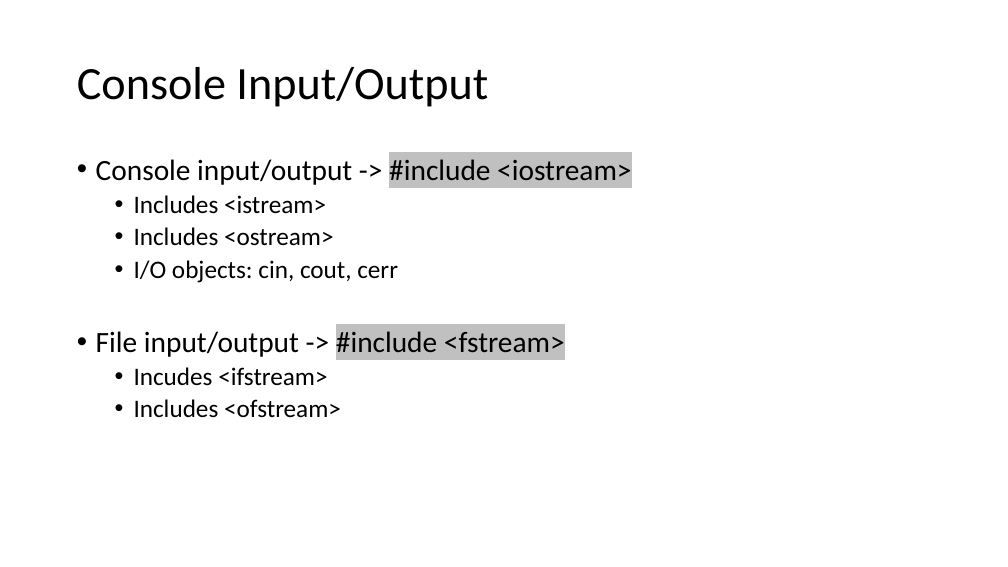
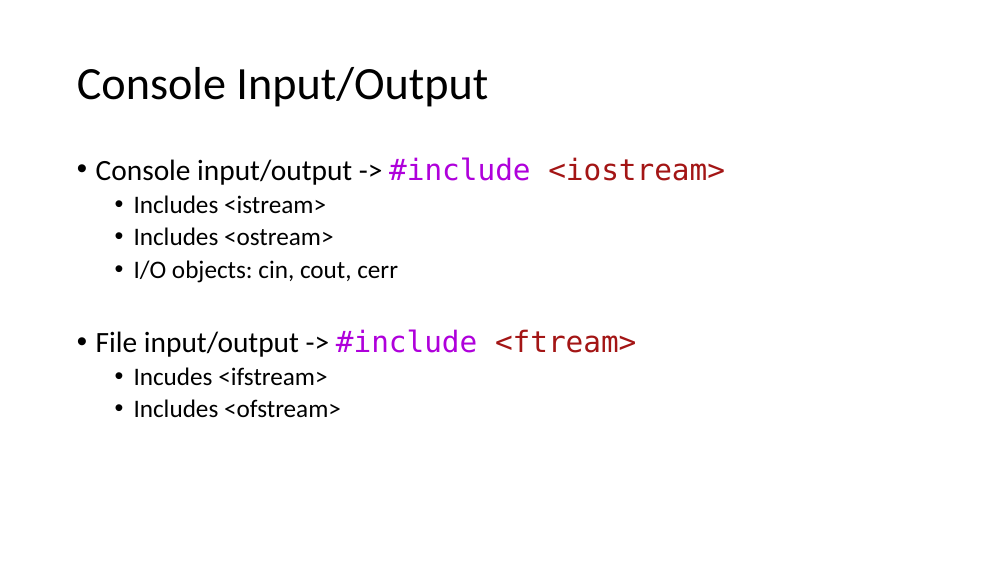
Before and after one commit to CNOCycle/cpp_tutorial, a slide deck: slide 2 of 03-iostream/00-iostream.pptx. Drawn at 1008x567 pixels with LibreOffice and Linux fonts; fonts in the diff are those of the drawing. Boxes give left, top, right and bottom in pixels: in the first picture for what was removed or moved away, otherwise in the second. Text is boxed around its words. In the diff, an @@ line names an element or a change of style, - is before the commit and + after.

```diff
--- a/03-iostream/00-iostream.pptx
+++ b/03-iostream/00-iostream.pptx
@@ text at (x1=96, y1=157, x2=725, y2=185): font Calibri to DejaVu Sans Mono, highlight #C0C0C0 to none in "#include <iostream>"; text colour #000000 to #AF00DB in "#include"; text colour #000000 to #A31515 in "<iostream>" @@
@@ text at (x1=96, y1=329, x2=636, y2=357): text changed @@
-• File input/output -> #include <fstream>
+• File input/output -> #include <ftream>
```
Also in this commit, not shown: 3 other slides changed, 2 slides added, 1 slide removed, 2 other files.
